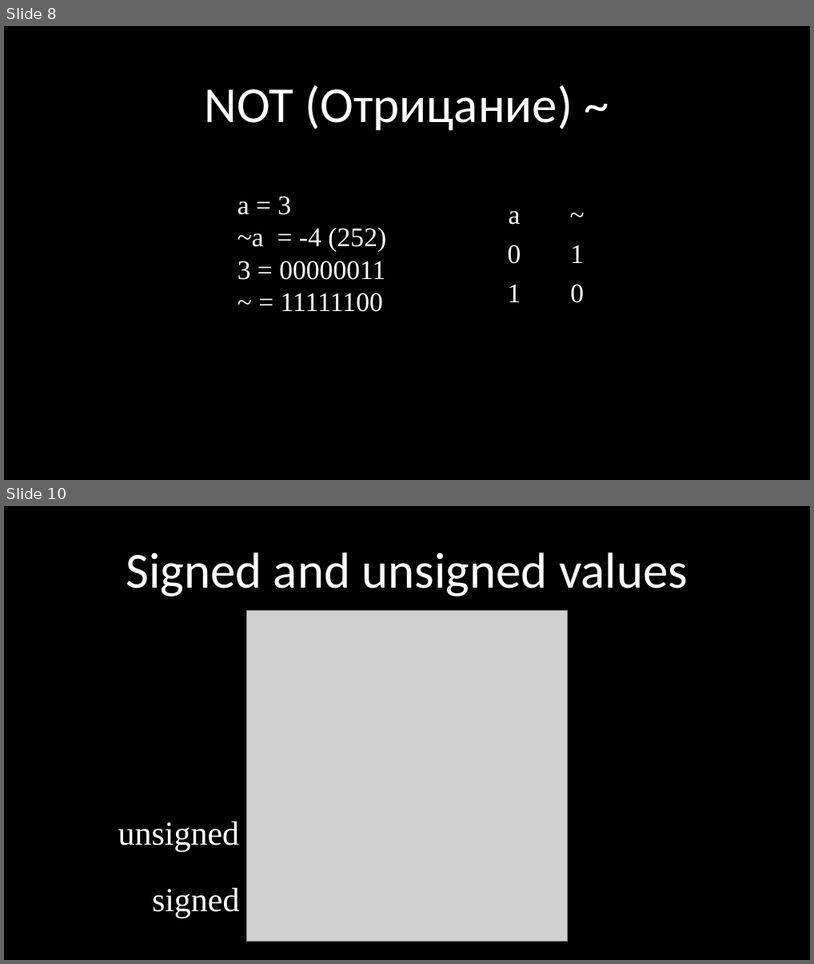
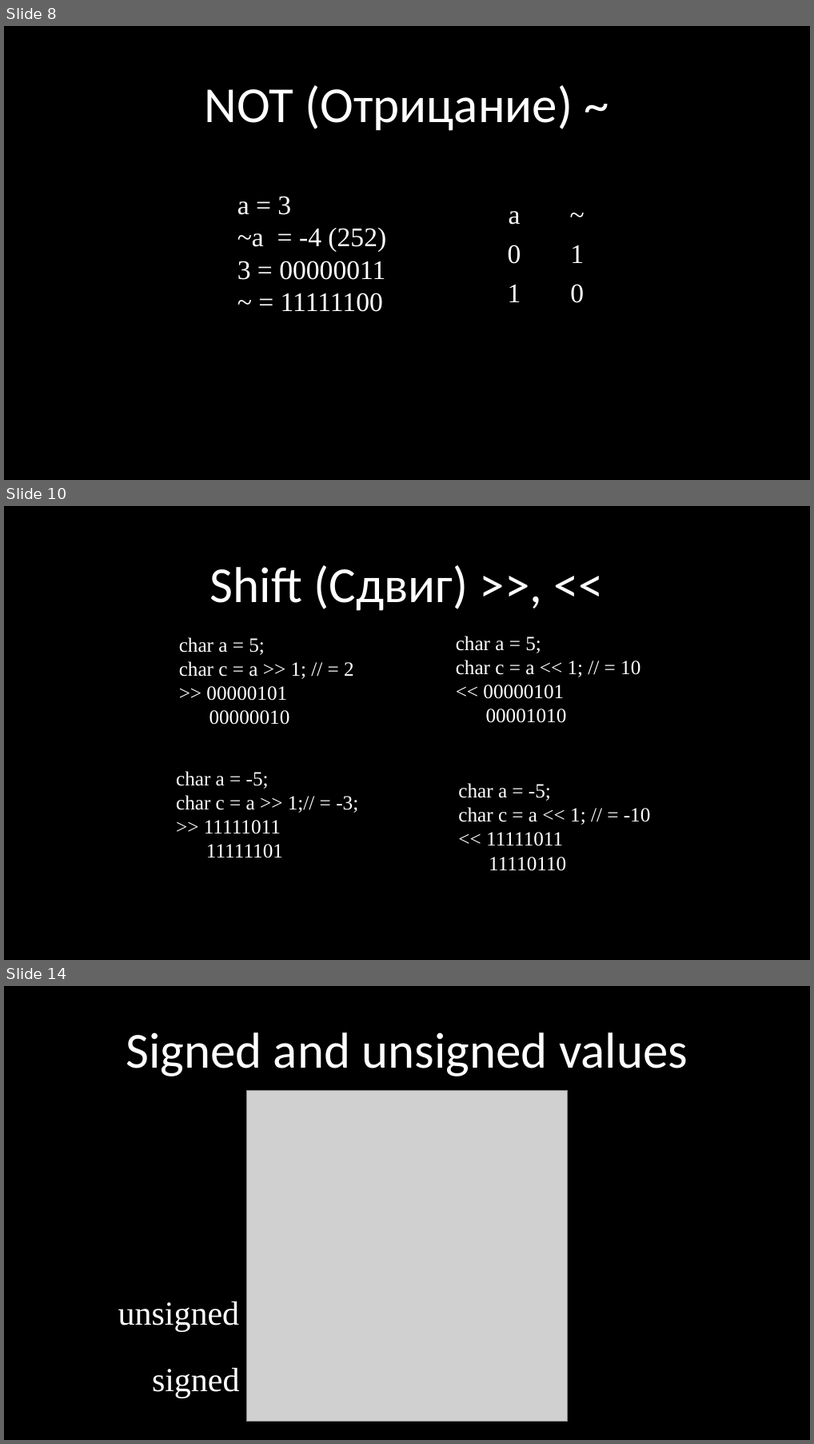
Before and after one commit to kruffka/C-Programming, a slide deck: 2024-2025/slides_pptx/4_bitwise_operations.pptx. Shown one above the other, each under a label of ours: slides 8 and 10 before the commit, slides 8, 10 and 14 after it; the slides between them are not shown. The pictures are 814x964 and 814x1444 pixels, drawn with LibreOffice and Linux fonts; fonts in the diff are those of the drawing; grey boxes stand for pictures. Boxes give left, top, right and bottom in pixels: in the first picture for what was removed or moved away, otherwise in the second. Text is boxed around its words. In the diff, an @@ line names an element or a change of style, - is before the commit and + after.

Commit message:
One more example with bitwise shift

```diff
--- a/2024-2025/slides_pptx/4_bitwise_operations.pptx
+++ b/2024-2025/slides_pptx/4_bitwise_operations.pptx
@@ slide 10 added at (x1=4, y1=506, x2=810, y2=960), background #000000 @@
@@ text added at (x1=210, y1=565, x2=468, y2=611), 60 pt, text #FFFFFF @@
+Shift (Сдвиг) >>, <<
@@ text added at (x1=179, y1=637, x2=354, y2=724), 24 pt, text #FFFFFF @@
+char a = 5;
+char c = a >> 1; // = 2
+>> 00000101
+00000010
@@ text added at (x1=456, y1=636, x2=641, y2=723), 24 pt, text #FFFFFF @@
+char a = 5;
+char c = a << 1; // = 10
+<< 00000101
+00001010
@@ text added at (x1=176, y1=771, x2=358, y2=858), 24 pt, text #FFFFFF @@
+char a = -5;
+char c = a >> 1;// = -3;
+>> 11111011
+11111101
@@ text added at (x1=458, y1=783, x2=651, y2=871), 24 pt, text #FFFFFF @@
+char a = -5;
+char c = a << 1; // = -10
+<< 11111011
+11110110
@@ what was slide 10 is now slide 14 @@
```
Also in this commit, not shown: 1 slide changed, 3 other slides added, 1 other file.
